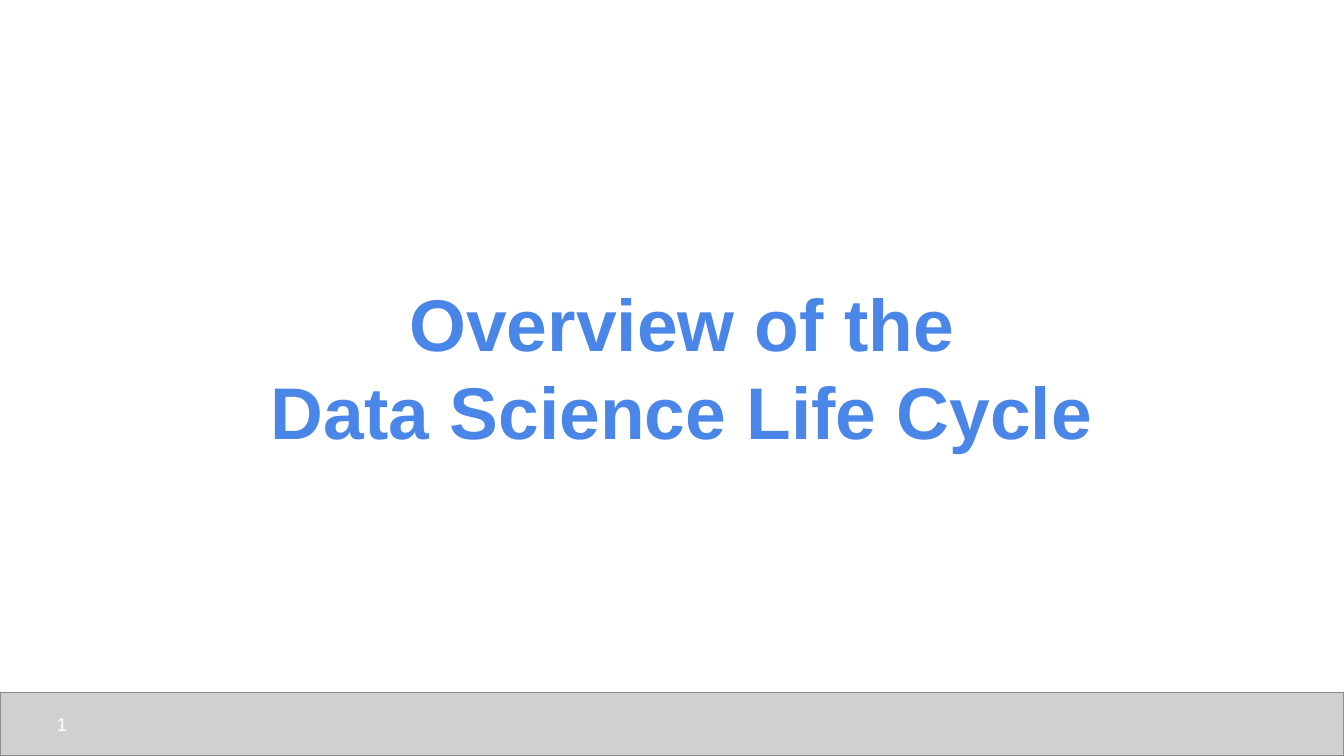
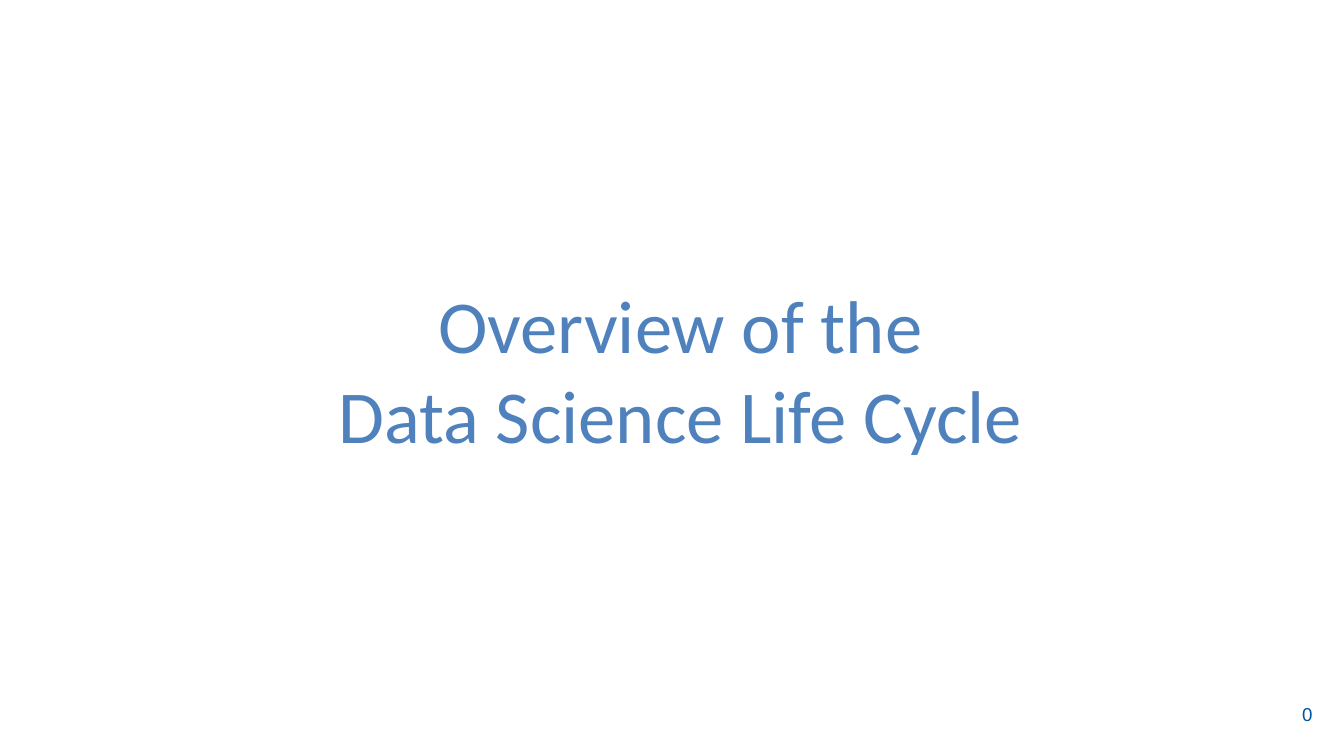
Before and after one commit to udel-cbcb/NIGMS-Sandbox-UD, a slide deck: slide 1 of Submodule_2/Lectures/Submodule_2_Lecture_1_Data_Science_Life_Cycle.pptx. Drawn at 1344x756 pixels with LibreOffice and Linux fonts; fonts in the diff are those of the drawing; grey boxes stand for pictures; background and template pictures are left out. Boxes give left, top, right and bottom in pixels: in the first picture for what was removed or moved away, otherwise in the second. Text is boxed around its words. In the diff, an @@ line names an element or a change of style, - is before the commit and + after.

```diff
--- a/Submodule_2/Lectures/Submodule_2_Lecture_1_Data_Science_Life_Cycle.pptx
+++ b/Submodule_2/Lectures/Submodule_2_Lecture_1_Data_Science_Life_Cycle.pptx
@@ title "Overview of the" at [338,301,1022,455]: size 39.2 to 40 pt, font Arial to Calibri, text colour #4A86E8 to #4F81BD, bold off @@
@@ picture removed at [0,692,1344,755] @@
@@ page number removed at [57,719,67,731] @@
-1
@@ page number added at [1302,708,1312,721], 10 pt, text #00539F @@
+0
```
Also in this commit, not shown: 9 other slides changed, 3 slides added, 2 slides removed, 3 other files.
